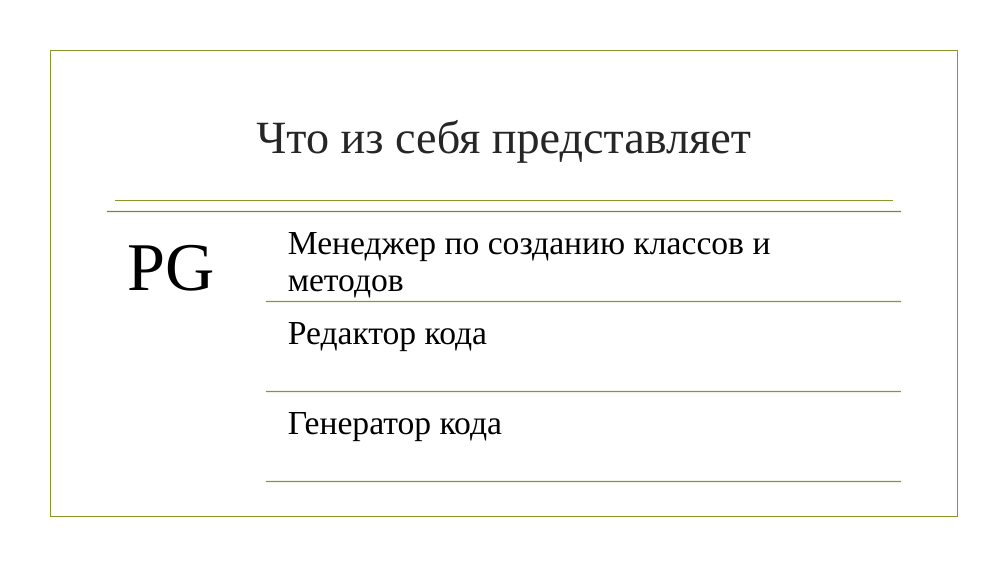
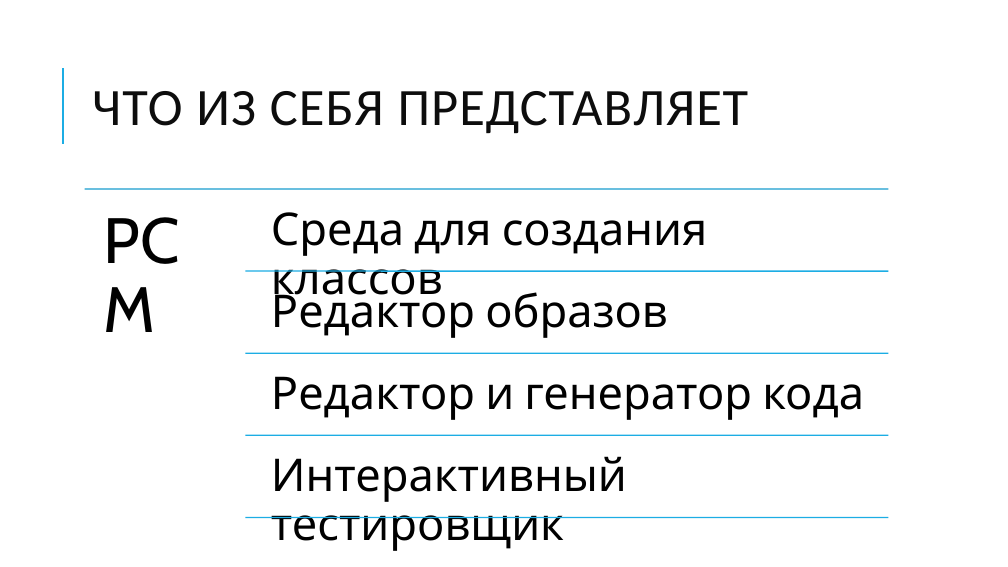
Before and after one commit to pmswga/PCM, a slide deck: slide 3 of other/PGenerator.pptx (slide 2 before the commit). Drawn at 1008x567 pixels with LibreOffice and Linux fonts; fonts in the diff are those of the drawing; background and template pictures are left out. Boxes give left, top, right and bottom in pixels: in the first picture for what was removed or moved away, otherwise in the second. Text is boxed around its words. In the diff, an @@ line names an element or a change of style, - is before the commit and + after.

```diff
--- a/other/PGenerator.pptx
+++ b/other/PGenerator.pptx
@@ rectangle removed at <box>50,51,957,517</box> @@
@@ line added from (63, 144) to (63, 68), #1CADE4 1.5 pt @@
@@ title at <box>92,91,749,134</box>: text changed; size 44 to 50 pt; font Times New Roman to Calibri; text colour #262626 to #0D0D0D @@
-Что из себя представляет
+ЧТО ИЗ СЕБЯ ПРЕДСТАВЛЯЕТ
@@ line moved from (107, 212) - (901, 212) to (85, 189) - (889, 189) @@
@@ line (85, 189) - (889, 189): stroke #778B26 1.25 pt to #199DCF 1.25 pt @@
@@ line removed from (116, 200) to (893, 200) @@
@@ text removed at <box>288,232,771,297</box> @@
-Менеджер по созданию классов и методов
@@ text removed at <box>128,244,215,291</box> @@
-PG
@@ line moved from (266, 302) - (901, 302) to (246, 271) - (889, 271) @@
@@ line (246, 271) - (889, 271): stroke #83992A 1.25 pt to #1CADE4 1.25 pt @@
@@ text at <box>271,285,668,338</box>: text changed; size 32 to 43 pt; font Times New Roman to Cabin @@
-Редактор кода
+Редактор образов
@@ line moved from (266, 392) - (901, 392) to (246, 353) - (889, 353) @@
@@ line (246, 353) - (889, 353): stroke #83992A 1.25 pt to #1CADE4 1.25 pt @@
@@ text at <box>271,376,864,420</box>: text changed; size 32 to 43 pt; font Times New Roman to Cabin @@
-Генератор кода
+Редактор и генератор кода
@@ group added at <box>85,189,889,551</box>: 3 texts, 1 line @@
+PCM
+Среда для создания классов
+Интерактивный тестировщик
@@ line moved from (266, 482) - (901, 482) to (246, 517) - (889, 517) @@
@@ line (246, 517) - (889, 517): stroke #83992A 1.25 pt to #1CADE4 1.25 pt @@
```
Also in this commit, not shown: 3 other slides changed, 3 slides added, 2 slides removed, 17 other files.
